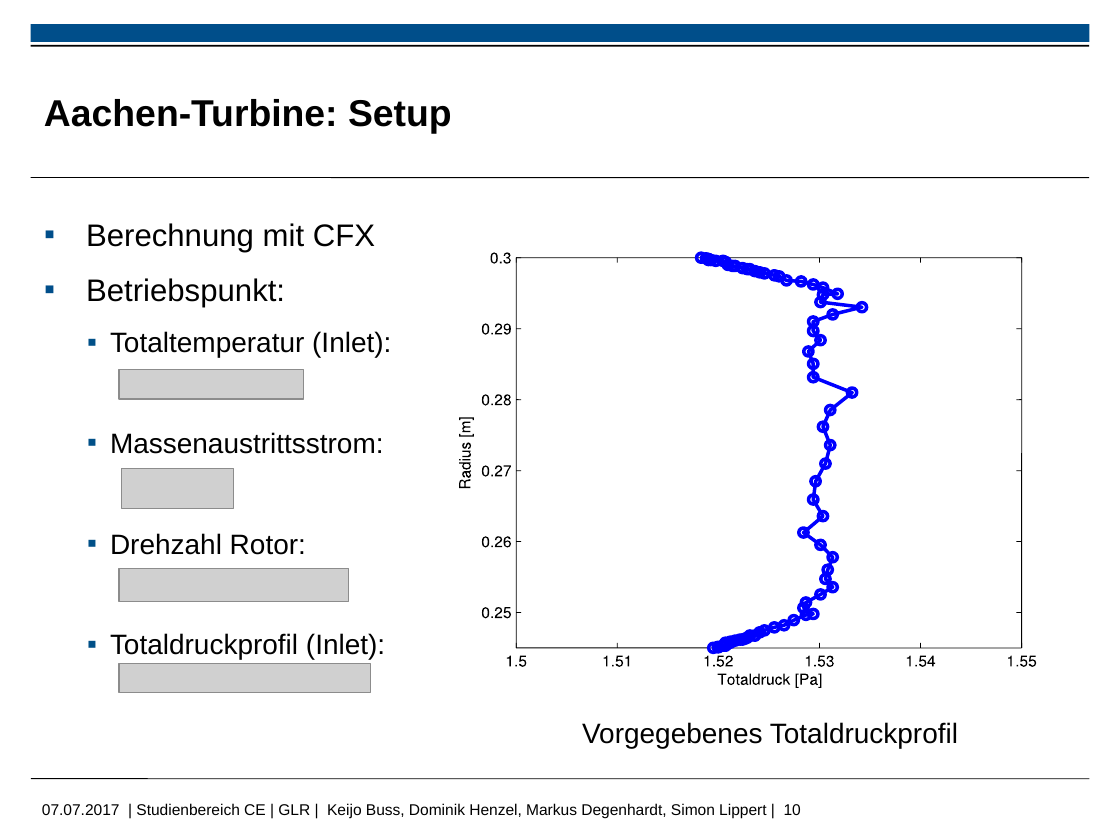
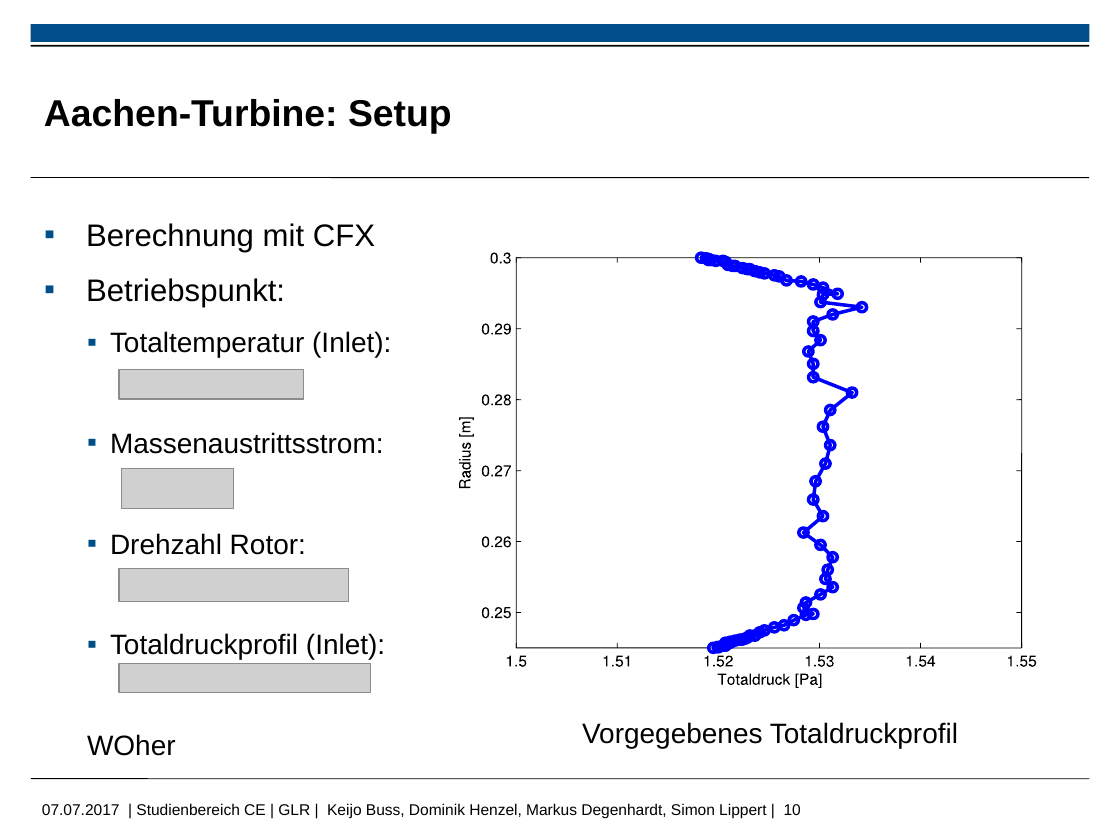
Before and after one commit to MDegenhardt/AusarbeitungADP, a slide deck: slide 10 of Präsentation/Abschluss_Präsentation.pptx. Drawn at 1120x840 pixels with LibreOffice and Linux fonts; fonts in the diff are those of the drawing; grey boxes stand for pictures; background and template pictures are left out. Boxes give left, top, right and bottom in pixels: in the first picture for what was removed or moved away, otherwise in the second. Text is boxed around its words. In the diff, an @@ line names an element or a change of style, - is before the commit and + after.

```diff
--- a/Präsentation/Abschluss_Präsentation.pptx
+++ b/Präsentation/Abschluss_Präsentation.pptx
@@ text at (x1=87, y1=734, x2=176, y2=756): paragraph added @@
+    WOher
```
Also in this commit, not shown: 1 other slide changed.
